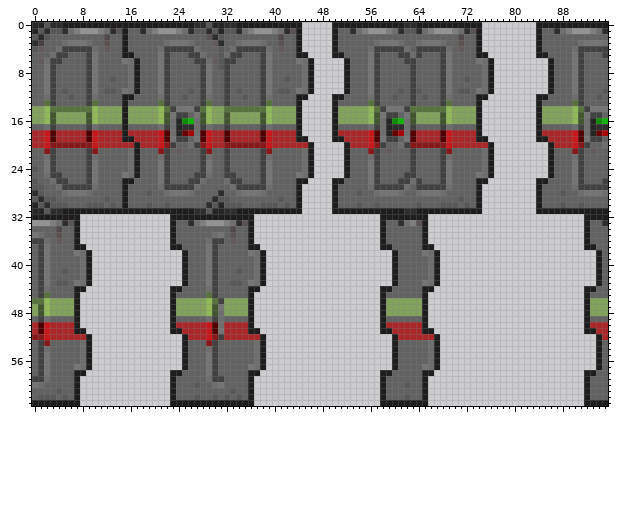
File history of a sprite sheet, Resources/Textures/_Impstation/Structures/Doors/Airlocks/Standard/lawyer.rsi/opening.png. The picture above was drawn from the file before the commit.
The file is 96x64 pixels. Colours within 5 levels of each other are drawn and written as one.
The same view after the edit:
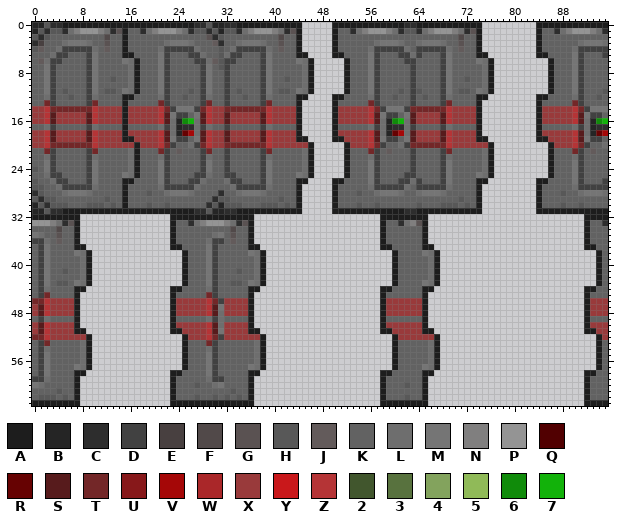
Palette (. is transparent): A #1d1d1d  B #252525  C #2d2d2d  D #414141  E #484040  F #514949  G #5a5252  H #585858  J #635b5b  K #626262  L #6e6e6e  M #757575  N #807f7f  P #949494  Q #510001  R #660202  S #571b1c  T #732728  U #87181a  V #a50707  W #aa2729  X #993a3b  Y #c9181b  Z #b53436  2 #41562d  3 #58723e  4 #83a35d  5 #90ba58  6 #108b0a  7 #12b20a
Change:
y 13: x 2 3 -> T; x 10 3 -> T; x 21 3 -> T; x 29 3 -> T; x 39 3 -> T; x 56 3 -> T; x 69 3 -> T; x 90 3 -> T
y 14: x 0..14 445333333354444 -> XXZTTTTTTTZXXXX; x 16..22 4444453 -> XXXXXZT; x 28..43 3544333333354444 -> TZXXTTTTTTTZXXXX; x 51..57 4444453 -> XXXXXZT; x 63..73 33333354444 -> TTTTTTZXXXX; x 85..91 4444453 -> XXXXXZT
y 15..16: x 0..14 445244444254444 -> XXZSXXXXXSZXXXX; x 16..22 4444452 -> XXXXXZS; x 28..43 2544244444254444 -> SZXXSXXXXXSZXXXX; x 51..57 4444452 -> XXXXXZS; x 63..73 24444254444 -> SXXXXSZXXXX; x 85..91 4444452 -> XXXXXZS
y 18: x 0..14 WWYQWWWWWQYWWWW -> XXZSXXXXXSZXXXX; x 16..22 WWWWWYQ -> XXXXXZS; x 28..43 QYWWQWWWWWQYWWWW -> SZXXSXXXXXSZXXXX; x 51..57 WWWWWYQ -> XXXXXZS; x 63..73 QWWWWQYWWWW -> SXXXXSZXXXX; x 85..91 WWWWWYQ -> XXXXXZS
y 19: x 0..14 WWYQWWWWWQYWWWW -> XXZSXXXXXSZXXXX; x 17..22 WWWWYQ -> XXXXZS; x 28..43 QYWWQWWWWWQYWWWW -> SZXXSXXXXXSZXXXX; x 52..57 WWWWYQ -> XXXXZS; x 63..73 QWWWWQYWWWW -> SXXXXSZXXXX; x 86..91 WWWWYQ -> XXXXZS
y 20: x 0..16 WWYUUUUUUUYWWWWWW -> XXZTTTTTTTZXXXXXX; x 18..22 WWWYU -> XXXZT; x 28..45 UYWWUUUUUUUYWWWWWW -> TZXXTTTTTTTZXXXXXX; x 53..57 WWWYU -> XXXZT; x 63..75 UUUUUUYWWWWWW -> TTTTTTZXXXXXX; x 87..91 WWWYU -> XXXZT
y 21: x 2 U -> T; x 10 U -> T; x 21 U -> T; x 29 U -> T; x 39 U -> T; x 56 U -> T; x 69 U -> T; x 90 U -> T
y 45: x 2 3 -> T; x 29 3 -> T
y 46: x 0..6 3354444 -> TTZXXXX; x 24..30 4444453 -> XXXXXZT; x 32..35 4444 -> XXXX; x 59..64 444444 -> XXXXXX; x 93..95 444 -> XXX
y 47..48: x 0..6 4254444 -> XSZXXXX; x 24..30 4444452 -> XXXXXZS; x 32..35 4444 -> XXXX; x 59..64 444444 -> XXXXXX; x 93..95 444 -> XXX
y 50: x 0..6 WQYWWWW -> XSZXXXX; x 24..30 WWWWWYQ -> XXXXXZS; x 32..35 WWWW -> XXXX; x 59..64 WWWWWW -> XXXXXX; x 93..95 WWW -> XXX
y 51: x 0..6 WQYWWWW -> XSZXXXX; x 25..30 WWWWYQ -> XXXXZS; x 32..35 WWWW -> XXXX; x 60..64 WWWWW -> XXXXX; x 94..95 WW -> XX
y 52: x 0..8 UUYWWWWWW -> TTZXXXXXX; x 26..30 WWWYU -> XXXZT; x 32..37 WWWWWW -> XXXXXX; x 61..66 WWWWWW -> XXXXXX; x 95 W -> X
y 53: x 2 U -> T; x 29 U -> T
